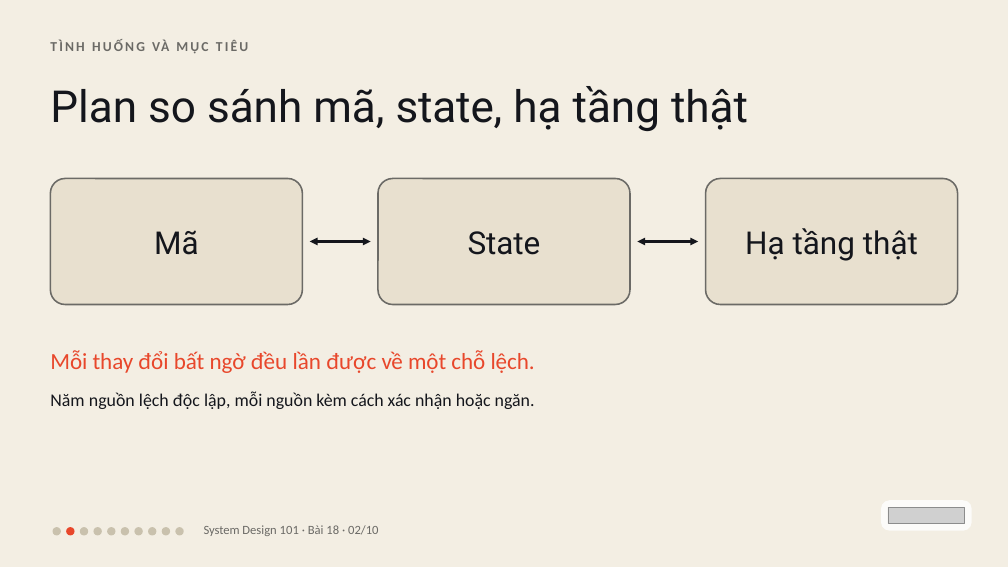
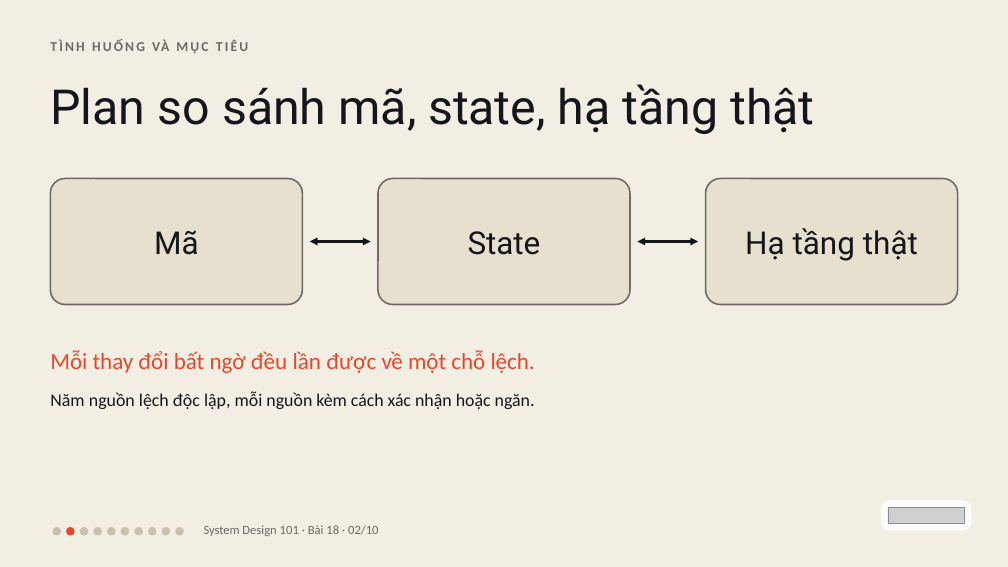
Before and after one commit to vohoailinh90/tool-marketing-studio, a slide deck: slide 2 of system-design-101/vi/lessons/sd-13-018/slides/sd-13-018.pptx. Drawn at 1008x567 pixels with LibreOffice and Linux fonts; fonts in the diff are those of the drawing; grey boxes stand for pictures. Boxes give left, top, right and bottom in pixels: in the first picture for what was removed or moved away, otherwise in the second. Text is boxed around its words. In the diff, an @@ line names an element or a change of style, - is before the commit and + after.

```diff
--- a/system-design-101/vi/lessons/sd-13-018/slides/sd-13-018.pptx
+++ b/system-design-101/vi/lessons/sd-13-018/slides/sd-13-018.pptx
@@ text "Plan so sánh mã, state, ..." at (50, 84, 814, 134): size 63 to 69 pt @@
```
Also in this commit, not shown: 2 other slides changed, 8 other files.
